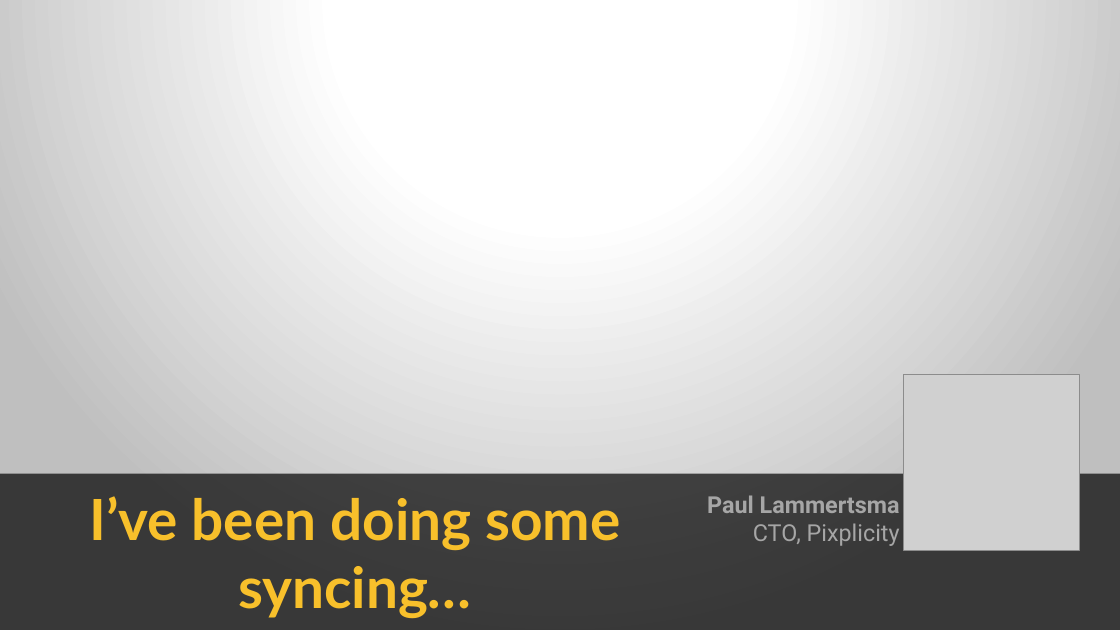
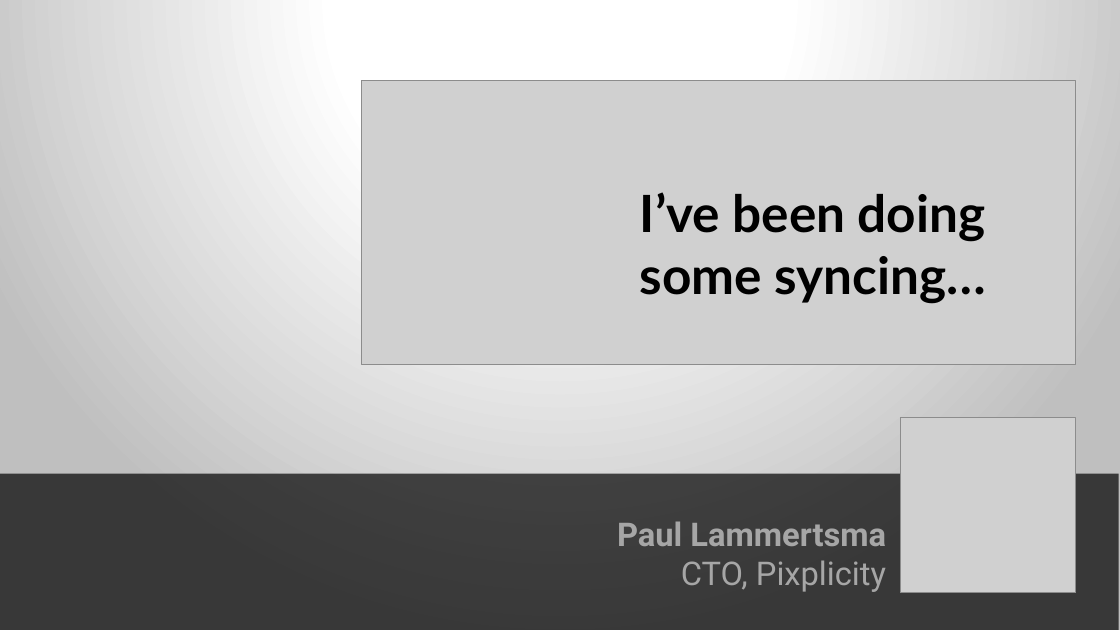
Before and after one commit to Pixplicity/sync-demo, a slide deck: slide 1 of I've been doing some syncing.pptx. Drawn at 1120x630 pixels with LibreOffice and Linux fonts; fonts in the diff are those of the drawing; grey boxes stand for pictures; background and template pictures are left out. Boxes give left, top, right and bottom in pixels: in the first picture for what was removed or moved away, otherwise in the second. Text is boxed around its words. In the diff, an @@ line names an element or a change of style, - is before the commit and + after.

```diff
--- a/I've been doing some syncing.pptx
+++ b/I've been doing some syncing.pptx
@@ picture added at box(361, 81, 1075, 365) @@
@@ title "I’ve been doing some syncing…": place and size @@
-title "I’ve been doing some syncing…" at box(89, 496, 620, 618)
+title "I’ve been doing some syncing…" at box(640, 192, 986, 304)
@@ title "I’ve been doing some syncing…" at box(640, 192, 986, 304): size 48.6 to 44 pt, text colour #F8C02B to #000000 @@
@@ picture: place and size @@
-picture at box(904, 375, 1080, 550)
+picture at box(901, 418, 1076, 593)
@@ text "Paul Lammertsma": place and size @@
-text "Paul Lammertsma" at box(707, 495, 900, 546)
+text "Paul Lammertsma" at box(617, 521, 886, 592)
@@ text "Paul Lammertsma" at box(617, 521, 886, 592): size 20 to 28 pt @@
```
Also in this commit, not shown: 14 other slides changed, 3 slides added.
